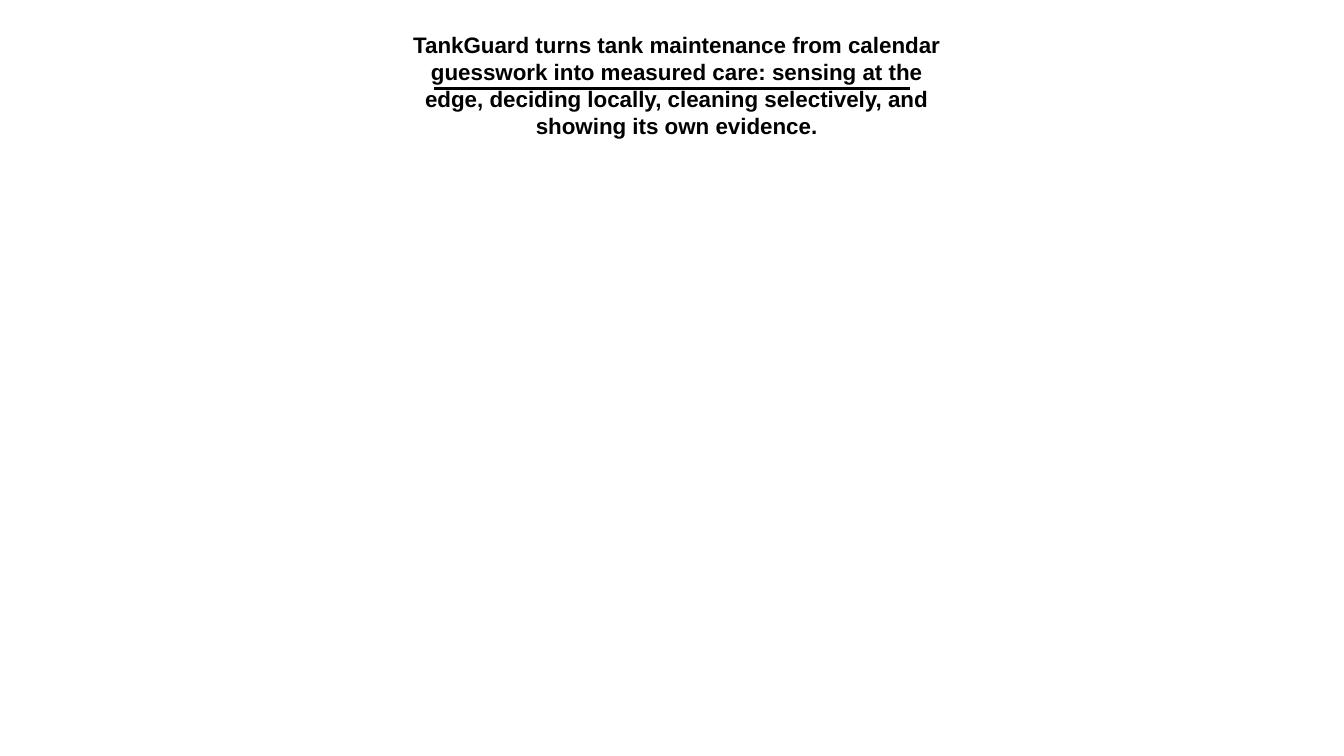
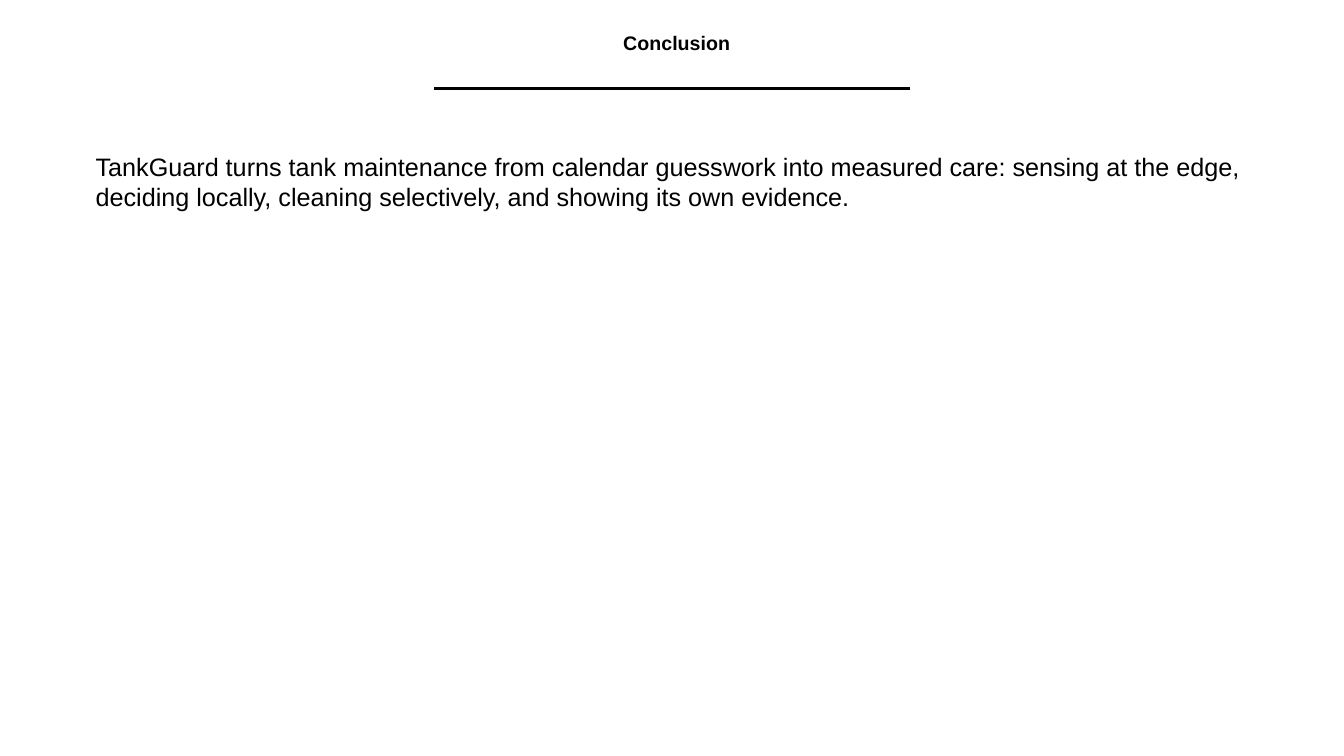
Before and after one commit to adithya-in/tankguard, a slide deck: slide 13 of docs/office/TankGuard_Presentation.pptx. Drawn at 1344x756 pixels with LibreOffice and Linux fonts; fonts in the diff are those of the drawing; background and template pictures are left out. Boxes give left, top, right and bottom in pixels: in the first picture for what was removed or moved away, otherwise in the second. Text is boxed around its words. In the diff, an @@ line names an element or a change of style, - is before the commit and + after.

```diff
--- a/docs/office/TankGuard_Presentation.pptx
+++ b/docs/office/TankGuard_Presentation.pptx
@@ text at (623,35,730,51): text changed; size 16 to 14 pt @@
-TankGuard turns tank maintenance from calendar guesswork into measured care: sensing at the edge, deciding locally, cleaning selectively, and showing its own evidence.
+Conclusion
@@ text added at (96,157,1239,212), 18 pt, text #000000 @@
+TankGuard turns tank maintenance from calendar guesswork into measured care: sensing at the edge, deciding locally, cleaning selectively, and showing its own evidence.
```
Also in this commit, not shown: 12 other slides changed, 3 other files.
